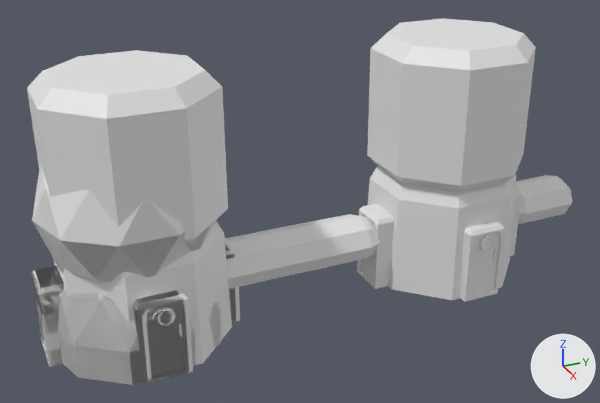
The FBX model shelter43/Assets/Art/Models/export/icosphere2_4door.fbx, before and after one commit.
Camera for both pictures: a camera (50 mm lens) standing at (8.24, -1.72, 5.0) and looking at (-0.06, 2.02, 0.85). The lights are fixed; the arrows at lower right show +X, +Y and +Z. Where no turn or scale is listed for an object, it has been applied to the vertices.

The first picture shows 'CylinderBottom', 'CylinderBottom.001', 'CylinderTop', 'CylinderTop.001', 'DoorBody.002', 'DoorBody.003', 'DoorBody.004', 'DoorBody.006', 'DoorBody.007', 'DoorBody.008', 'DoorBody.014', 'DoorBody.015', 'DoorBody.016', 'DoorWindow.008', 'DoorWindow.016', 'Hall_Long_01', 'Hall_Short_01', 'Hall_Short_02', 'Hallo_Long_02', 'Hallo_Long_02.001', 'Icosphere_Bottom', 'Icosphere_Bottom.001', 'Icosphere_Top'.
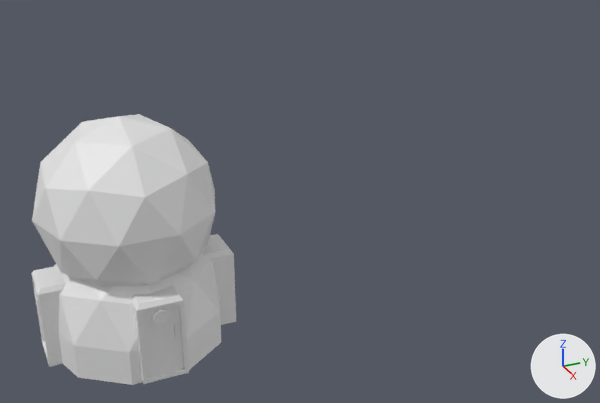
Patch to the scene script:
```diff
--- a/shelter43/Assets/Art/Models/export/icosphere2_4door.fbx.py
+++ b/shelter43/Assets/Art/Models/export/icosphere2_4door.fbx.py
@@ ob_cylindertop @@
-ob_cylindertop = bpy.data.objects.new('CylinderTop', me_cylinder_004)
-ob_cylindertop.location = (-0.041, 4.035, 1.86)
@@ ob_doorbody_004 @@
-ob_doorbody_004 = bpy.data.objects.new('DoorBody.004', me_cube_001)
-ob_doorbody_004.location = (0.742, -0.021, 0.251)
@@ ob_doorbody_007 @@
-ob_doorbody_007 = bpy.data.objects.new('DoorBody.007', me_cube_045)
-ob_doorbody_007.location = (0.014, 3.169, 0.251)
@@ ob_hall_long_01 @@
-ob_hall_long_01 = bpy.data.objects.new('Hall_Long_01', me_cylinder_014)
-ob_hall_long_01.location = (0.0, 1.029, 0.252)
@@ ob_hallo_long_02_001 @@
-ob_hallo_long_02_001 = bpy.data.objects.new('Hallo_Long_02.001', me_cylinder_028)
-ob_hallo_long_02_001.location = (0.0, 1.956, 0.252)
@@ ob_doorbody_016 @@
-ob_doorbody_016 = bpy.data.objects.new('DoorBody.016', me_cube_055)
-ob_doorbody_016.location = (0.742, 0.028, 0.251)
@@ ob_hall_short_01 @@
-ob_hall_short_01 = bpy.data.objects.new('Hall_Short_01', me_cylinder_003)
-ob_hall_short_01.location = (0.0, 5.076, 0.252)
@@ ob_cylinderbottom_001 @@
-ob_cylinderbottom_001 = bpy.data.objects.new('CylinderBottom.001', me_cylinder_021)
-ob_cylinderbottom_001.location = (-0.041, 0.035, 0.241)
@@ ob_doorbody_014 @@
-ob_doorbody_014 = bpy.data.objects.new('DoorBody.014', me_cube_051)
-ob_doorbody_014.location = (-0.001, 0.847, 0.251)
@@ ob_cylinderbottom @@
-ob_cylinderbottom = bpy.data.objects.new('CylinderBottom', me_cylinder_002)
-ob_cylinderbottom.location = (-0.041, 4.035, 0.241)
@@ ob_doorwindow_016 @@
-ob_doorwindow_016 = bpy.data.objects.new('DoorWindow.016', me_cube_056)
-ob_doorwindow_016.location = (0.68, 0.015, 0.079)
@@ ob_doorbody_006 @@
-ob_doorbody_006 = bpy.data.objects.new('DoorBody.006', me_cube_043)
-ob_doorbody_006.location = (-0.001, 4.847, 0.251)
@@ ob_doorbody_003 @@
-ob_doorbody_003 = bpy.data.objects.new('DoorBody.003', me_cube_005)
-ob_doorbody_003.location = (-0.001, 0.798, 0.251)
@@ ob_hallo_long_02 @@
-ob_hallo_long_02 = bpy.data.objects.new('Hallo_Long_02', me_cylinder_015)
-ob_hallo_long_02.location = (0.0, 2.956, 0.252)
@@ ob_doorbody_002 @@
-ob_doorbody_002 = bpy.data.objects.new('DoorBody.002', me_cube_003)
-ob_doorbody_002.location = (0.014, -0.88, 0.251)
@@ ob_doorbody_015 @@
-ob_doorbody_015 = bpy.data.objects.new('DoorBody.015', me_cube_053)
-ob_doorbody_015.location = (0.014, -0.831, 0.251)
@@ ob_icosphere_top @@
-ob_icosphere_top = bpy.data.objects.new('Icosphere_Top', me_icosphere_003)
-ob_icosphere_top.location = (-0.022, -0.061, 1.223)
@@ ob_doorbody_008 @@
-ob_doorbody_008 = bpy.data.objects.new('DoorBody.008', me_cube_047)
-ob_doorbody_008.location = (0.742, 4.028, 0.251)
@@ ob_doorwindow_008 @@
-ob_doorwindow_008 = bpy.data.objects.new('DoorWindow.008', me_cube_048)
-ob_doorwindow_008.location = (0.68, 4.015, 0.079)
@@ ob_icosphere_bottom @@
-ob_icosphere_bottom = bpy.data.objects.new('Icosphere_Bottom', me_icosphere)
-ob_icosphere_bottom.location = (0.0, -0.069, 0.0)
@@ ob_hall_short_02 @@
-ob_hall_short_02 = bpy.data.objects.new('Hall_Short_02', me_cylinder_016)
-ob_hall_short_02.location = (-0.008, 5.979, 0.252)
@@ ob_cylindertop_001 @@
-ob_cylindertop_001 = bpy.data.objects.new('CylinderTop.001', me_cylinder_022)
-ob_cylindertop_001.location = (-0.041, 0.035, 1.86)
```

Boxes [x1, y1, x2, y2] around the edits, measured in the pictures (600 x 403 px):
'CylinderTop.001', deleted: before [27, 50, 228, 243]
'CylinderTop', deleted: before [367, 18, 536, 192]
'CylinderBottom', deleted: before [368, 166, 516, 300]
'CylinderBottom.001', deleted: before [54, 221, 232, 365]
'Icosphere_Bottom', deleted: before [54, 264, 221, 385]
'Hallo_Long_02', deleted: before [294, 214, 381, 271]
'Icosphere_Top', deleted: before [32, 190, 213, 284]
'DoorBody.008', deleted: before [460, 221, 505, 302]
'Hallo_Long_02.001', deleted: before [226, 234, 297, 289]
'DoorBody.007', deleted: before [357, 204, 394, 289]
'Hall_Long_01', deleted: before [251, 225, 312, 277]
'Hall_Short_01', deleted: before [515, 180, 550, 224]
'Hall_Short_02', deleted: before [525, 175, 573, 218]
'DoorBody.016', deleted: before [141, 289, 193, 382]
'DoorBody.015', deleted: before [40, 266, 64, 365]
'DoorBody.002', deleted: before [33, 268, 65, 366]
'DoorBody.006', deleted: before [510, 189, 521, 256]
'DoorBody.014', deleted: before [224, 237, 240, 322]
'DoorWindow.008', deleted: before [479, 235, 495, 251]
'DoorBody.004', deleted: before [133, 291, 178, 381]
'DoorWindow.016', deleted: before [157, 307, 176, 326]
'DoorBody.003', deleted: before [225, 244, 236, 322]
'Icosphere_Bottom.001', unchanged, uncovered by the edit: before [32, 166, 236, 384]; after [32, 114, 236, 385]
